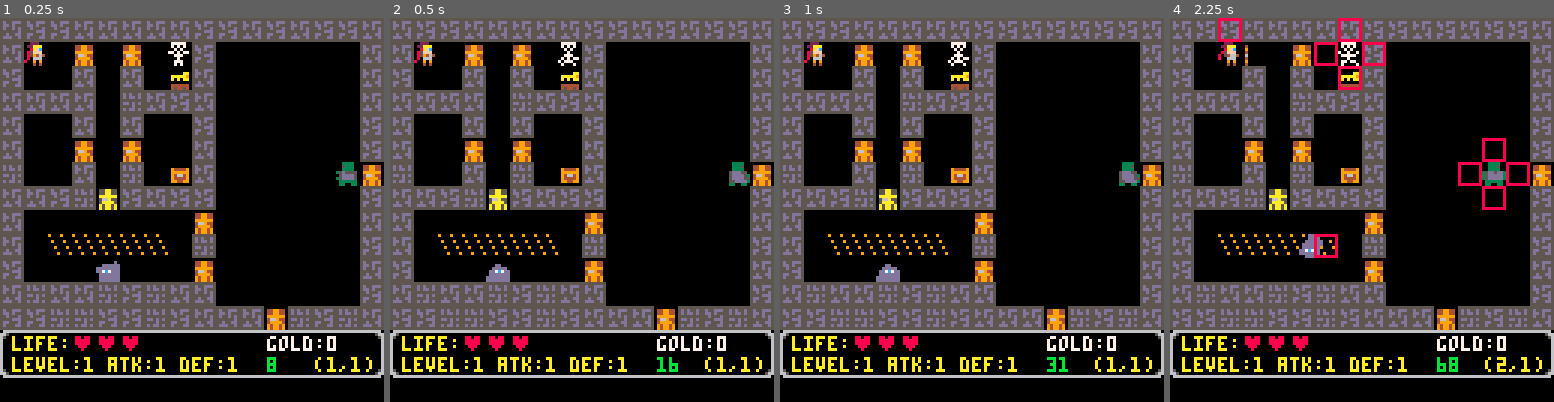
Above: before the commit, frames 1-4 (left to right).
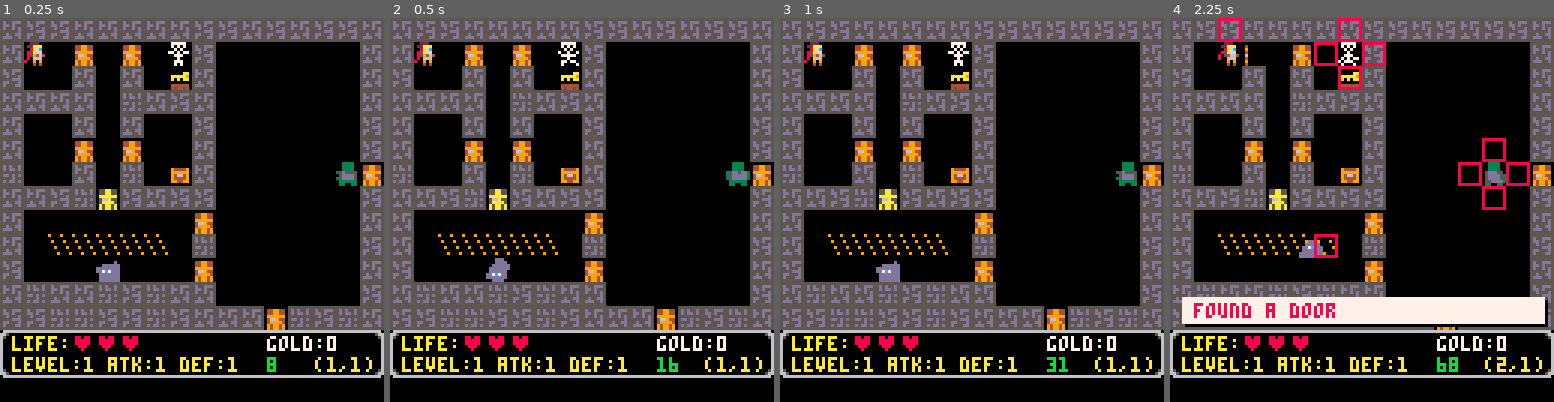
Above: after the commit, the same moments.

Repository: lauripaulo/pico8-games
Game: PICO-8 cartridge carts/yarpg/yarpg.p8
The game is run twice, just before and just after one commit, with the same random seed, the same clock (stepped at 60 frames per second) and the same inputs.
Inputs:
- Up to frame 1 (0.25 s): no input
- Up to frame 2 (0.5 s): no input
- Up to frame 3 (1 s): no input
- Up to frame 4 (2.25 s): hold Right 1.6-2.1 s; hold Up from 2.15 s (still down)

Frame 1 is identical in both runs. In frame 2, 0.3% of the frame differs, in the area x 25-94%, y 8-69%; in frame 3, 0.3%; in frame 4, 7.7%, in the area x 3-99%, y 8-81%.

Commit message:
Basic message system.

Diff:
--- a/carts/yarpg/yarpg.p8
+++ b/carts/yarpg/yarpg.p8
@@ -1,65 +1,68 @@
 pico-8 cartridge // http://www.pico-8.com
-version 18
+version 22
 __lua__
 -- global vars
 
-me={
-	name="player",
-	x=0,
-	y=0,
-	mapx=1, -- x in tile map
-	mapy=1, -- y in tile map
-	tomx=1, -- x want to go
-	tomy=1, -- y want to go
-	sprmx=1,
-	sprmy=1,
-	tspr=0,
-	sprs={52,53,54,55}, -- sprites
-	cspr=1,	-- current sprite
-	vspr=.8, -- incr chg sprite
-	flipx=false,
-	moving=false,
-	pxmoved=0,
- keys=0,
- gold=0,
- bpress=false,
- level=1,
- atk=1,
- def=1,
- maxhp=3,
- hp=3
-}
-
-state={
- frames=0,
-	spawmobs=true,
- update_mobs=false,
- resolve_collisions=false,
- moveinmap=false,
- combat=false,
- level=1,
- gameover=false,
- gamestart=true
-}
-
-panel={}
-
--- init player
-me.x=me.mapx*8
-me.y=me.mapy*8
-
--- init mobs
-mobs={}
-mobid=0
-
--- mob vision
-directions={{1,0},{0,-1},{-1,0},{0,1}}
-
--- draw debug table
-debug={}
-
-printh("=-=-=-=-=-=-=")
-
+function _init()
+	me={
+		name="player",
+		x=0,
+		y=0,
+		mapx=1, -- x in tile map
+		mapy=1, -- y in tile map
+		tomx=1, -- x want to go
+		tomy=1, -- y want to go
+		sprmx=1,
+		sprmy=1,
+		tspr=0,
+		sprs={52,53,54,55}, -- sprites
+		cspr=1,	-- current sprite
+		vspr=.8, -- incr chg sprite
+		flipx=false,
+		moving=false,
+		pxmoved=0,
+	 keys=0,
+	 gold=0,
+	 bpress=false,
+	 level=1,
+	 atk=1,
+	 def=1,
+	 maxhp=3,
+	 hp=3
+	}
+
+	state={
+	 frames=0,
+		spawmobs=true,
+	 update_mobs=false,
+	 resolve_collisions=false,
+	 moveinmap=false,
+	 combat=false,
+	 level=1,
+	 gameover=false,
+	 gamestart=true
+	}
+
+	-- init player
+	me.x=me.mapx*8
+	me.y=me.mapy*8
+
+	-- init mobs
+	mobs={}
+	mobid=0
+
+	directions={
+		{ 1,0},{0,-1},
+		{-1,0},{0, 1}
+	}
+
+	-- draw debug table
+	debug={}
+	panel={}
+	msgs={}
+
+	printh("=-=-=-=-=-=-=")
+end
 -->8
 -- player
 
@@ -134,25 +137,27 @@
 end
 
 function found_door(mlx,mly)
-	printh("found a door")
 	local door=mget(mlx,mly)
 	if door==219 then
+		addmsg("found a door",.5)
 	 mset(mlx,mly,220)
 	 sfx(1)
 	elseif me.keys>0 then
 		if door==224 then
+			addmsg("door open!",.5)
 		 me.keys-=1
 		 mset(mlx,mly,225)
 		end
 	 sfx(1)
 	else
 	 -- cant open
+		addmsg("door locked!",.5)
 	 sfx(0)
 	end
 end
 
 function found_key(mlx,mly)
-	printh("found a key")
+	addmsg("found key.",.5)
 	local key=mget(mlx,mly)
 	if key==36 then
 		mset(mlx,mly,37)
@@ -165,11 +170,12 @@
 end
 
 function found_chest(mlx,mly)
-	printh("found a chest!")
 	local chest=mget(mlx,mly)
 	if chest==38 then
 		mset(mlx,mly,39)
-		me.gold+=roll_gold()
+		local gold=roll_gold()
+		me.gold+=gold
+		addmsg("found "..gold.." coins.",.5)
 		sfx(4)
 	else
 	 -- already looted
@@ -374,10 +380,10 @@
  mob={
 		x=mx*8,
 		y=my*8,
-		mapx=mx, -- x in tile map
-		mapy=my, -- y in tile map
-		tomx=mx, -- x want to go
-		tomy=my, -- y want to go
+		mapx=mx,
+		mapy=my,
+		tomx=mx,
+		tomy=my,
 		sprmx=mx,
 		sprmy=my,
 		tspr=0,
@@ -389,21 +395,21 @@
 	if typ=="ooze" then
 		mob.sprs={201,202,203}
 		mob.cspr=1
-		mob.vspr=.3
+		mob.vspr=.2
 		mob.name="green ooze"
 		mob.level=3
 		mob.hp=5
 	elseif typ=="zombie" then
 		mob.sprs={204,205,206}
 		mob.cspr=1
-		mob.vspr=.3
+		mob.vspr=.2
 		mob.name="zombie"
 		mob.level=3
 		mob.hp=5
 	else
 		mob.sprs={196,197,198}
 		mob.cspr=1
-		mob.vspr=.3
+		mob.vspr=.2
 		mob.name="skeleton"
 		mob.level=2
 		mob.hp=3
@@ -424,6 +430,15 @@
  	printh("->map["..i.."]="..value)
  	i+=1
  end
+end
+
+function addmsg(_txt,_secs)
+	local ms={
+		txt=_txt,
+		duration=_secs*60,
+		frames=0
+	}
+	add(msgs,ms)
 end
 -->8
 -- draw/update
@@ -436,6 +451,7 @@
  update_mobs()
  moveinmap()
  movesprs()
+	update_messages()
 end
 
 function _draw()
@@ -445,7 +461,41 @@
 	draw_mobs()
 	draw_debug()
 	draw_info()
-	draw_combat()
+	draw_messages()
+end
+
+function update_messages()
+ for i=1,#msgs do
+ 	local ms=msgs[i]
+  printh("update msg:"..i)
+  printh("->txt:"..ms.txt)
+  printh("->frames:"..ms.frames)
+  printh("->duration:"..ms.duration)
+ 	if ms.frames ==
+ 				ms.duration then
+ 	 del(msgs,ms)
+ 	else
+	 	ms.frames+=1
+	 end
+ end
+end
+
+function draw_messages()
+ if #msgs==0 then
+ 	return
+ end
+ local sz=#msgs
+	local ys=12*8*sz-3
+	local ye=13*8*sz-3
+	rectfill(5,ys+1,125,ye+1,0)
+	rectfill(4,ys,124,ye,7)
+
+ for i=1,#msgs do
+ 	local txt=msgs[i].txt
+		color(8)
+		cursor(8,ys+2)
+		print(txt)
+ end
 end
 
 function draw_map()
@@ -522,9 +572,7 @@
 
 end
 
-function draw_combat()
-	printh("combat start!")
-end
+
 __gfx__
 00000000555555550000000000000000000000000666666666666666000000000000000000000000000000000000000000000000000000000000000000000000
 000000005d55ddd50000000000000000000000006650000000000000000000000000000000000000000000000000000000000000000000000000000000000000
